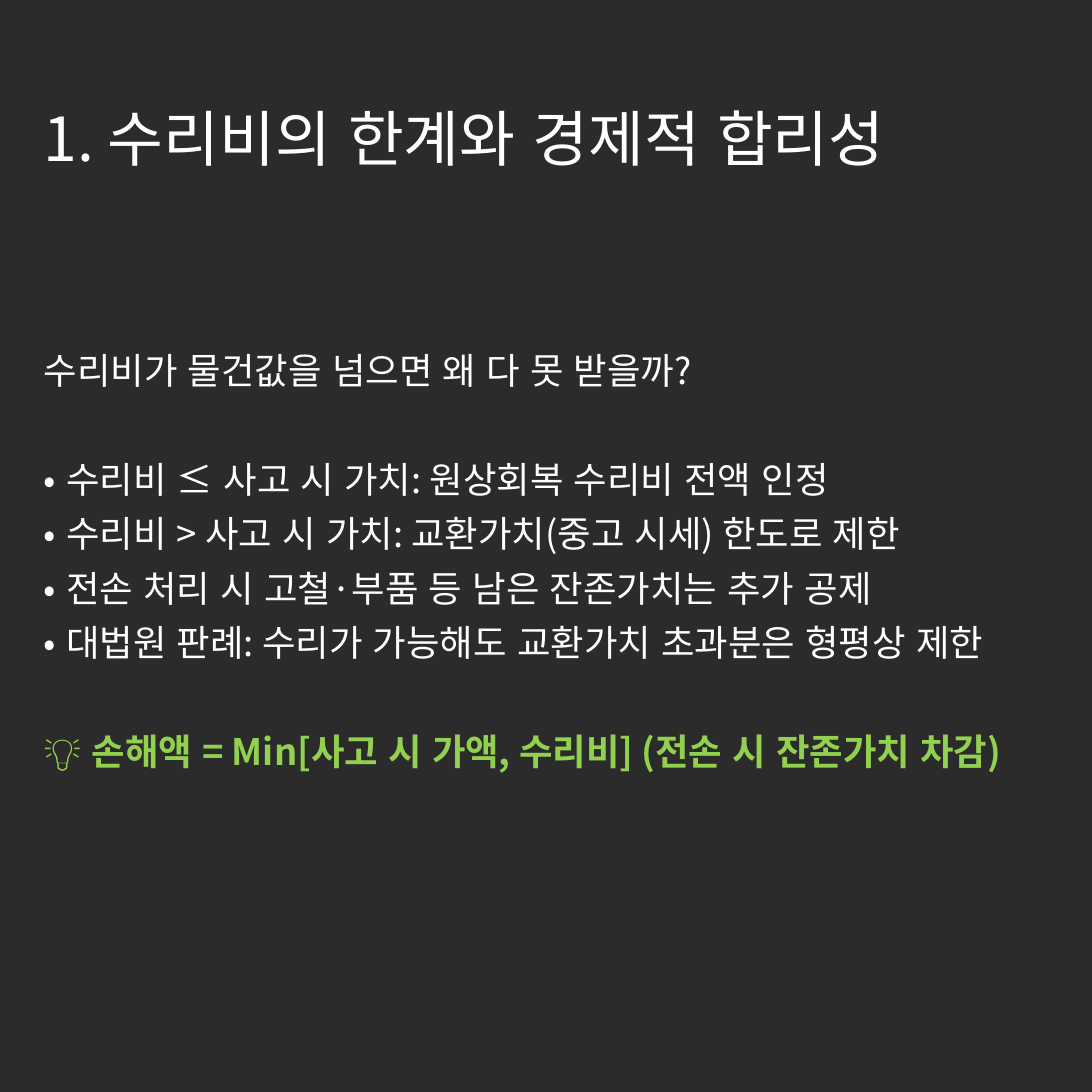
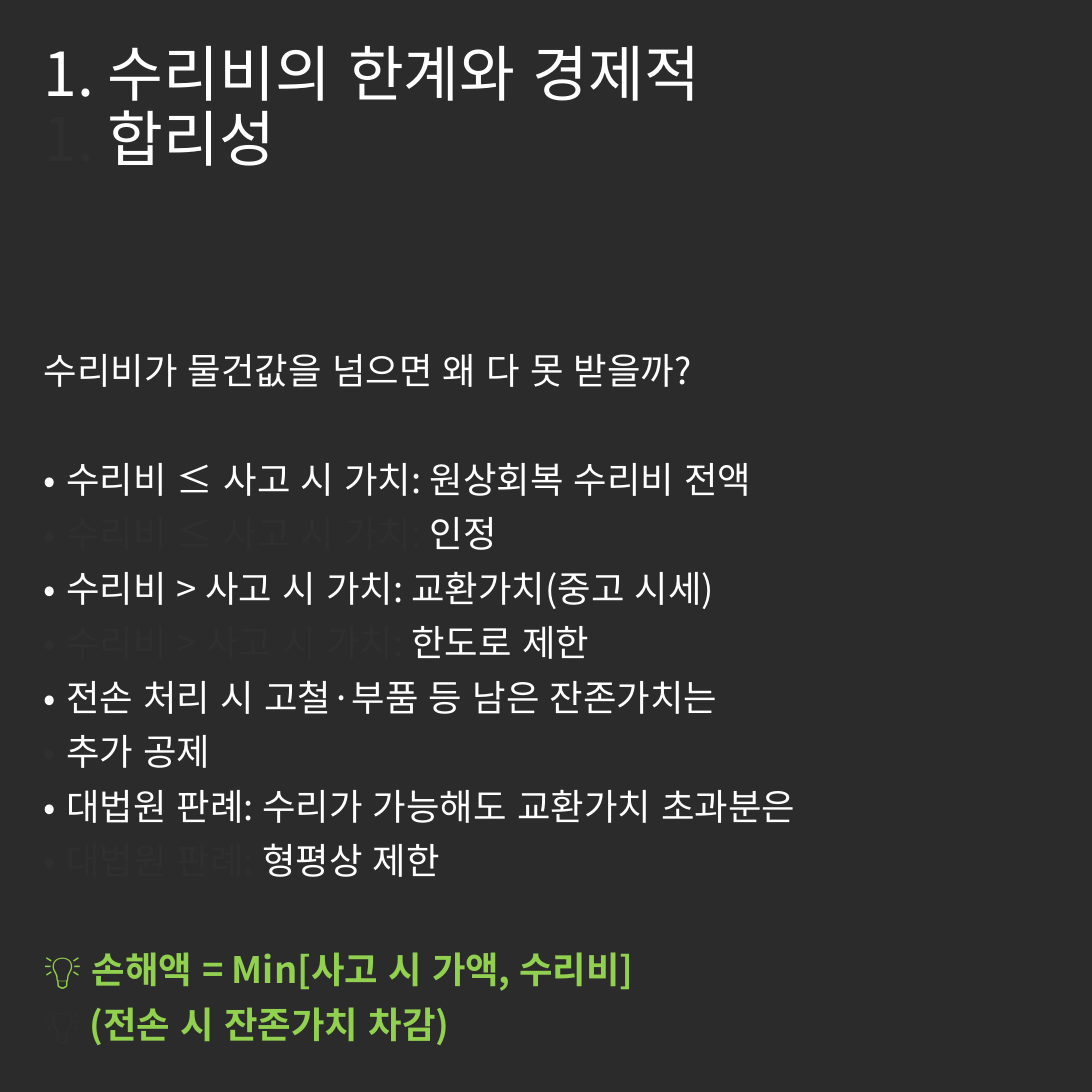
Before and after one commit to tladjuster00000029/brunch-SNS--auto, a slide deck: slide 2 of posts/images/generated_cards.pptx. Drawn at 1092x1092 pixels with LibreOffice and Linux fonts; fonts in the diff are those of the drawing; background and template pictures are left out; a plain dark background stands for a picture behind light text. Boxes give left, top, right and bottom in pixels: in the first picture for what was removed or moved away, otherwise in the second. Text is boxed around its words. In the diff, an @@ line names an element or a change of style, - is before the commit and + after.

```diff
--- a/posts/images/generated_cards.pptx
+++ b/posts/images/generated_cards.pptx
@@ title at [44, 46, 700, 180]: text changed @@
-1. 수리비의 한계와 경제적 합리성
+1. 수리비의 한계와 경제적
+1. 합리성
@@ subtitle at [66, 463, 795, 1045]: text changed @@
-• 수리비 ≤ 사고 시 가치: 원상회복 수리비 전액 인정
-• 수리비 > 사고 시 가치: 교환가치(중고 시세) 한도로 제한
-• 전손 처리 시 고철·부품 등 남은 잔존가치는 추가 공제
-• 대법원 판례: 수리가 가능해도 교환가치 초과분은 형평상 제한
-💡 손해액 = Min[사고 시 가액, 수리비] (전손 시 잔존가치 차감)
+• 수리비 ≤ 사고 시 가치: 원상회복 수리비 전액
+• 수리비 ≤ 사고 시 가치: 인정
+• 수리비 > 사고 시 가치: 교환가치(중고 시세)
+• 수리비 > 사고 시 가치: 한도로 제한
+• 전손 처리 시 고철·부품 등 남은 잔존가치는
+• 추가 공제
+• 대법원 판례: 수리가 가능해도 교환가치 초과분은
+• 대법원 판례: 형평상 제한
+💡 손해액 = Min[사고 시 가액, 수리비]
+💡 (전손 시 잔존가치 차감)
```
Also in this commit, not shown: 4 other slides changed, 7 other files.
